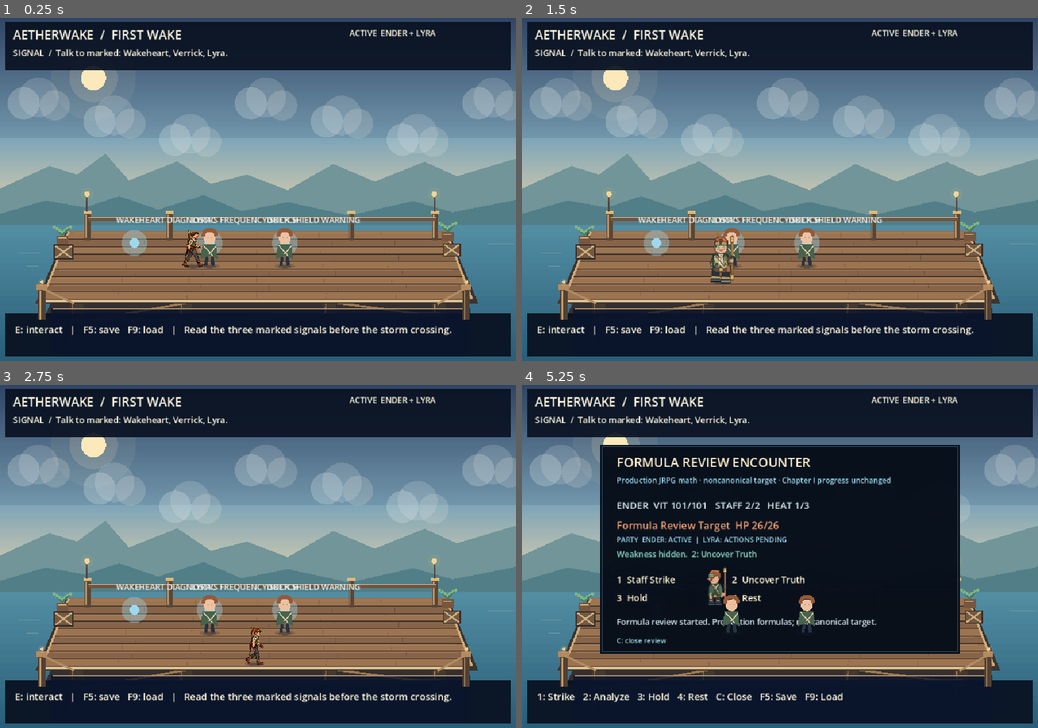
Above: before the commit, frames 1-4 (two rows, left to right).
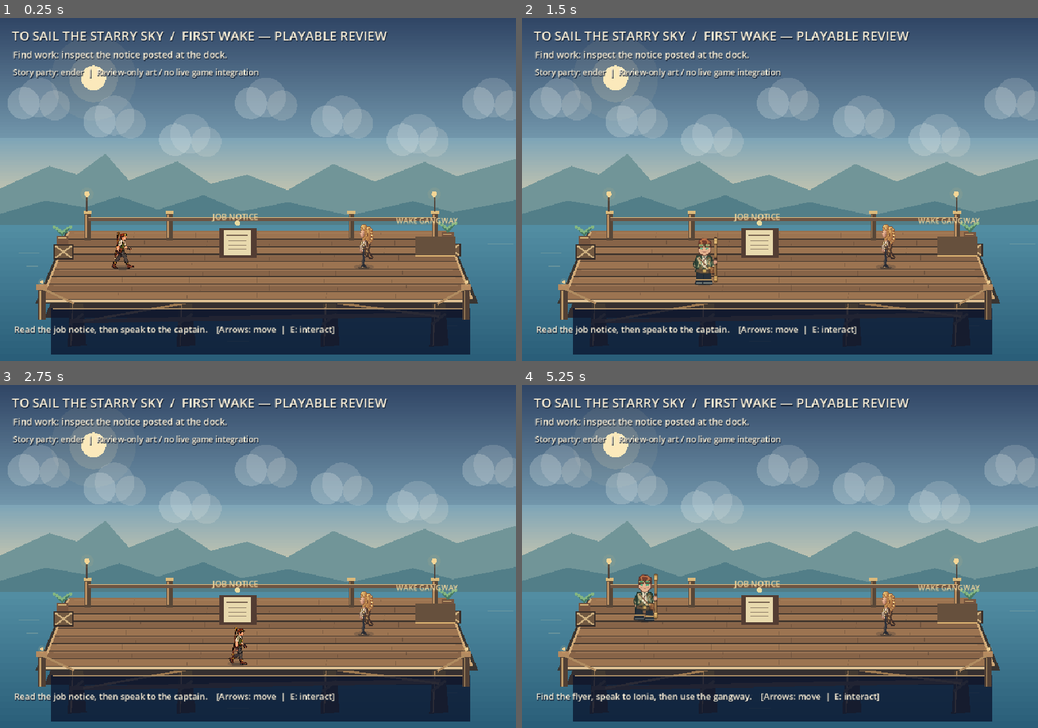
Above: after the commit, the same moments.

Repository: ndrorchestration/ToSailaStarrySky-jrpg
Game: Godot game, scene res://scenes/first_wake_game.tscn
Two runs of this game, one before a commit and one after it. Both use one fixed random seed, a clock stepped at 60 frames per second and the inputs below. Before the commit the project starts from res://scenes/first_wake_chapter1_player_preview.tscn.
Inputs:
- Up to frame 1 (0.25 s): no input
- Up to frame 2 (1.5 s): tap Enter at 0.5 s; hold Right (ui_right) 0.53-1.28 s; tap 1 (aetherwake_ch1_choice_a) at 0.6 s; hold Down (ui_down) from 1.28 s (still down); tap 2 (aetherwake_ch1_choice_b) at 1.35 s
- Up to frame 3 (2.75 s): tap Space at 2 s; release Down (ui_down) at 2.03 s; hold Right (ui_right) from 2.03 s (still down); tap 3 (aetherwake_ch1_choice_c) at 2.1 s
- Up to frame 4 (5.25 s): release Right (ui_right) at 2.78 s; hold Up (ui_up) 2.78-3.53 s; tap one key every 0.75 s from 2.85 s: 4 (aetherwake_ch1_combat_rest) F (aetherwake_ch1_flight_review_launch) C (aetherwake_ch1_formula_review) E (aetherwake_ch1_interact); hold Left (ui_left) 3.53-5.03 s; hold Down (ui_down) from 5.03 s (still down)

The runs differ from the first frame. In frame 1, 21% of the frame differs, in the area x 1-99%, y 1-99%; in frame 2, 21%; in frame 3, 21%; in frame 4, 60%.

Commit message:
feat(godot): make integrated Ionia-first First Wake flow the normal F5 Godot scene on isolated draft

Diff:
--- a/godot/project.godot
+++ b/godot/project.godot
@@ -1,11 +1,11 @@
-; Aetherwake native-engine pilot. Review-only Godot project.
-; Do not promote it as the production Aetherwake runtime.
+; To Sail the Starry Sky: revised First Wake integrated game entry (draft).
+; Still a native gameplay candidate, NOT an authorized release or production merge.
 config_version=5
 
 [application]
 
-config/name="Aetherwake — First Wake Chapter I Native Preview"
-run/main_scene="res://scenes/first_wake_chapter1_player_preview.tscn"
+config/name="To Sail the Starry Sky — First Wake Playable Candidate"
+run/main_scene="res://scenes/first_wake_game.tscn"
 config/features=PackedStringArray("4.7", "GL Compatibility")
 
 [display]
